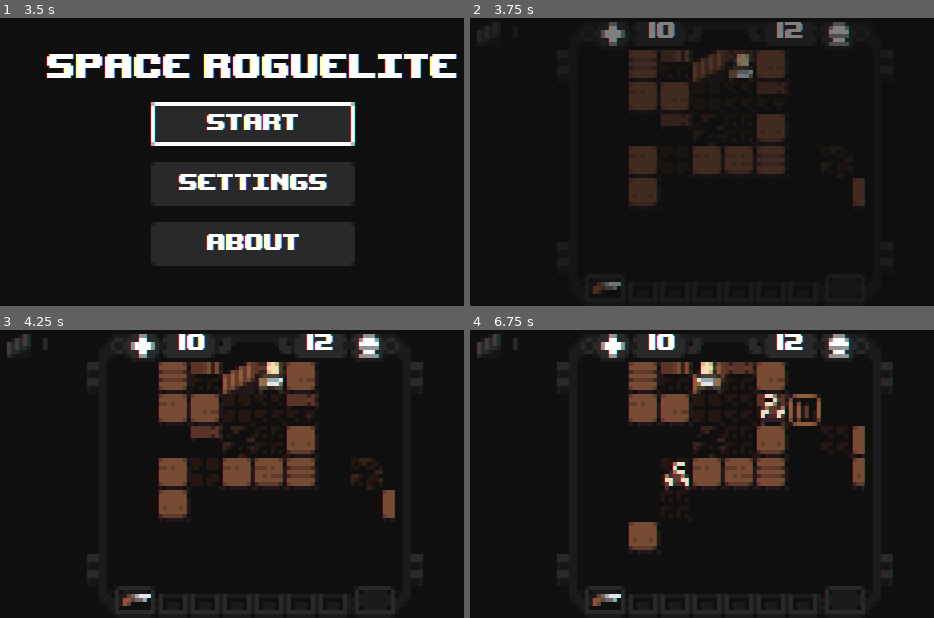
Above: before the commit, frames 1-4 (two rows, left to right).
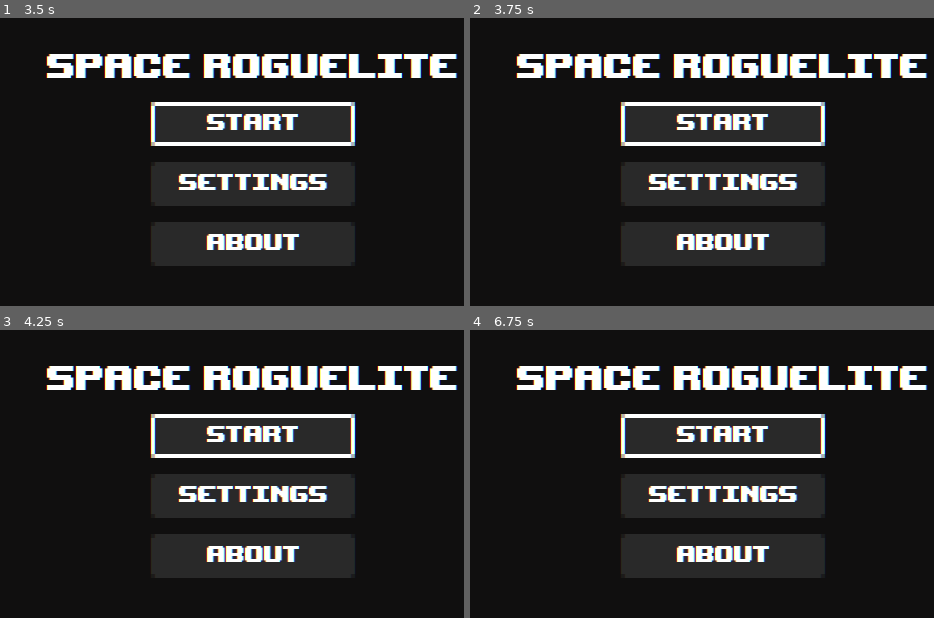
Above: after the commit, the same moments.

Repository: PavelProvotorov/Godot-Terminus-Roguelike
Game: Godot game, scene res://Scenes/Main.tscn
Same seed, same stepped clock (60 frames per second), same inputs: the game is played once before the commit and once after it. Sound files missing from this copy of the repository are replaced by a short silence.
Inputs:
- Up to frame 1 (3.5 s): click "Start" at 0.5 s; click "Start" at 1.25 s; click "Settings" at 2 s; click "About" at 2.75 s
- Up to frame 2 (3.75 s): tap Enter at 3.5 s; hold Right (ui_right) from 3.53 s (still down)
- Up to frame 3 (4.25 s): keep holding Right (ui_right)
- Up to frame 4 (6.75 s): tap Space at 4.25 s; release Right (ui_right) at 4.28 s; hold Down (ui_down) 4.28-5.03 s; hold Right (ui_right) 5.03-5.78 s; hold Up (ui_up) 5.78-6.53 s; hold Left (ui_left) from 6.53 s (still down)

Frame 1 is identical in both runs. In frame 2, 27% of the frame differs, in the area x 9-99%, y 1-96%; in frame 3, 34%; in frame 4, 35%, in the area x 1-99%, y 1-99%.
Error after the commit: Parse Error: The method "action_textlog" isn't declared in the current class. (res://Scripts/mobs/Player.gd:242)

Commit message:
Misc changes
- Misc changes to code

Diff:
--- a/Resources/animatedtiles/Animation_Asteroid_0.tres
+++ b/Resources/animatedtiles/Animation_Asteroid_0.tres
@@ -2,7 +2,7 @@
 
 [ext_resource path="res://Assets/asteroid0_1.png" type="Texture" id=1]
 [ext_resource path="res://Assets/asteroid0_0.png" type="Texture" id=2]
-[ext_resource path="res://Scripts/AnimatedTile.gd" type="Script" id=3]
+[ext_resource path="res://Scripts/other/AnimatedTile.gd" type="Script" id=3]
 
 [resource]
 frames = 2
--- a/Resources/animatedtiles/Animation_Asteroid_1.tres
+++ b/Resources/animatedtiles/Animation_Asteroid_1.tres
@@ -2,7 +2,7 @@
 
 [ext_resource path="res://Assets/asteroid1_1.png" type="Texture" id=1]
 [ext_resource path="res://Assets/asteroid1_0.png" type="Texture" id=2]
-[ext_resource path="res://Scripts/AnimatedTile.gd" type="Script" id=3]
+[ext_resource path="res://Scripts/other/AnimatedTile.gd" type="Script" id=3]
 
 [resource]
 frames = 2
--- a/Resources/animatedtiles/Animation_Asteroid_2.tres
+++ b/Resources/animatedtiles/Animation_Asteroid_2.tres
@@ -2,7 +2,7 @@
 
 [ext_resource path="res://Assets/asteroid2_0.png" type="Texture" id=1]
 [ext_resource path="res://Assets/asteroid2_1.png" type="Texture" id=2]
-[ext_resource path="res://Scripts/AnimatedTile.gd" type="Script" id=3]
+[ext_resource path="res://Scripts/other/AnimatedTile.gd" type="Script" id=3]
 
 [resource]
 frames = 2
--- a/Scripts/Global.gd
+++ b/Scripts/Global.gd
@@ -46,6 +46,7 @@
 #---------------------------------------------------------------------------------------
 var GAME_STATE = GAME_STATE_LIST.STATE_MENU
 
+# Node groups
 const GROUPS = {
 	ITEM = "ITEM",
 	WEAPON = "WEAPON",
@@ -108,11 +109,6 @@
 	if GAME_STATE == GAME_STATE_LIST.STATE_NONE:
 		print("< NO GAME STATE>")
 	elif GAME_STATE == GAME_STATE_LIST.STATE_PLAYER_TURN:
-		# Check through buffs on Player
-#		get_tree().call_group("PLAYER","buff_tick")
-#		yield(self.get_idle_frame(),"completed")
-#		Global.LEVEL_LAYER_LOGIC.fog_update()
-#		print("< PLAYER MOVEMENT STARTED >")
 		get_tree().call_group("PLAYER","buff_tick")
 		yield(self.get_idle_frame(),"completed")
 		NODE_PLAYER.turn_count = 0
--- a/Scripts/levelgen/LevelLogic.gd
+++ b/Scripts/levelgen/LevelLogic.gd
@@ -17,6 +17,12 @@
 var map_border
 
 var generator_on:bool = true
+
+const floor_tile_list:Array = [0,0,0,1,2,3,4,5]
+const block_tile_list:Array = [0,1,2,3,4,5]
+const deco_tile_list:Array = [0,0,0,0,0,0,0,0,0,1,2,3]
+const entrance_tile_list:Array = [15]
+const exit_tile_list:Array = [14]
 
 const DIRECTION_LIST:Array = [
 	Vector2.UP,
@@ -108,11 +114,11 @@
 	generator_room_add_items()
 
 	# Set textures
-	tilemap_texture_set_random(Global.LEVEL_LAYER_BASE,TILESET_BASE.TILE_FLOOR,TILESET_LOGIC.TILE_FLOOR,[0,0,0,1,2,3,4,5])
-	tilemap_texture_set_random(Global.LEVEL_LAYER_BASE,TILESET_BASE.TILE_BLOCK,TILESET_LOGIC.TILE_BLOCK,[0,1,2,3,4,5])
-	tilemap_texture_set_random(Global.LEVEL_LAYER_DECO,TILESET_BASE.TILE_DECO,TILESET_LOGIC.TILE_FLOOR,[0,0,0,0,0,0,0,0,0,1,2,3])
-	tilemap_texture_set_random(Global.LEVEL_LAYER_BASE,TILESET_BASE.TILE_FLOOR,TILESET_LOGIC.TILE_EXIT,[14])
-	tilemap_texture_set_random(Global.LEVEL_LAYER_BASE,TILESET_BASE.TILE_FLOOR,TILESET_LOGIC.TILE_ENTRANCE,[15])
+	tilemap_texture_set_random(Global.LEVEL_LAYER_BASE,TILESET_BASE.TILE_FLOOR,TILESET_LOGIC.TILE_FLOOR,floor_tile_list)
+	tilemap_texture_set_random(Global.LEVEL_LAYER_BASE,TILESET_BASE.TILE_BLOCK,TILESET_LOGIC.TILE_BLOCK,block_tile_list)
+	tilemap_texture_set_random(Global.LEVEL_LAYER_DECO,TILESET_BASE.TILE_DECO,TILESET_LOGIC.TILE_FLOOR,deco_tile_list)
+	tilemap_texture_set_random(Global.LEVEL_LAYER_BASE,TILESET_BASE.TILE_FLOOR,TILESET_LOGIC.TILE_EXIT,exit_tile_list)
+	tilemap_texture_set_random(Global.LEVEL_LAYER_BASE,TILESET_BASE.TILE_FLOOR,TILESET_LOGIC.TILE_ENTRANCE,entrance_tile_list)
 	tilemap_texture_set_walls(TILESET_BASE.TILE_WALL,[0,1,2,3,4,5])
 	pass
 
--- a/Scripts/mobs/Player.gd
+++ b/Scripts/mobs/Player.gd
@@ -89,14 +89,12 @@
 	Global.UI_TURN.set_text(self.stat_speed as String)
 
 func _unhandled_input(key):
-#	if Global.GAME_STATE == Global.GAME_STATE_LIST.STATE_NONE:
-#		return
 	if NODE_TWEEN.is_active() == true:
 		return
 	for input in INPUT_LIST.values():
 		if key.is_action_pressed(input):
 			if Global.GAME_STATE == Global.GAME_STATE_LIST.STATE_PLAYER_TURN:
-				# MELEE MODE
+				# MELEE MODE INPUT
 				if PLAYER_ACTION_INPUT == false && PLAYER_ACTION_SHOOT == false && PLAYER_ACTION_TEXT == false && PLAYER_ACTION_THROW == false:
 					if input == INPUT_LIST.UI_UP:    action_collision_check(Vector2.UP)
 					if input == INPUT_LIST.UI_DOWN:  action_collision_check(Vector2.DOWN)
@@ -104,10 +102,8 @@
 					if input == INPUT_LIST.UI_RIGHT: action_collision_check(Vector2.RIGHT)
 					if input == INPUT_LIST.UI_PICK:  action_interact(Vector2(0,0))
 					if input == INPUT_LIST.UI_SKIP:
-#						action_textlog()
 						turn_count = stat_speed
 						check_turn()
-#						print(Global.LEVEL_LAYER_LOGIC.util_get_free_fog_cells())
 					if input == INPUT_LIST.UI_SPACE: action_targets_check_shoot()
 					if input == INPUT_LIST.UI_1: action_use_item(1)
 					if input == INPUT_LIST.UI_2: action_use_item(2)
@@ -115,10 +111,7 @@
 					if input == INPUT_LIST.UI_4: action_use_item(4)
 					if input == INPUT_LIST.UI_5: action_use_item(5)
 					if input == INPUT_LIST.UI_6: action_use_item(6)
-#					if input == INPUT_LIST.UI_SPACE:
-#						Global.GAME_STATE = Global.GAME_STATE_LIST.STATE_PAUSE
-#						Global.NODE_MAIN.level_select()
-				# RANGED MODE
+				# RANGED MODE INPUT
 				elif PLAYER_ACTION_INPUT == false && PLAYER_ACTION_SHOOT == true && PLAYER_ACTION_TEXT == false && PLAYER_ACTION_THROW == false:
 					if input == INPUT_LIST.UI_UP:    action_shoot(Vector2.UP,equiped_weapon.stat_shoot_count)
 					if input == INPUT_LIST.UI_DOWN:  action_shoot(Vector2.DOWN,equiped_weapon.stat_shoot_count)
@@ -129,7 +122,7 @@
 						check_turn()
 					if input == INPUT_LIST.UI_SPACE: action_targets_disbale()
 
-				# THROWING MODE
+				# THROWING MODE INPUT
 				elif PLAYER_ACTION_INPUT == false && PLAYER_ACTION_THROW == true && PLAYER_ACTION_SHOOT == false && PLAYER_ACTION_TEXT == false:
 					if input == INPUT_LIST.UI_UP:    action_throw(Vector2.UP)
 					if input == INPUT_LIST.UI_DOWN:  action_throw(Vector2.DOWN)
@@ -137,16 +130,18 @@
 					if input == INPUT_LIST.UI_RIGHT: action_throw(Vector2.RIGHT)
 					if input == INPUT_LIST.UI_SPACE: action_targets_disbale()
 
-				# TEXT MODE
+				# TEXT MODE INPUT
 				elif PLAYER_ACTION_INPUT == false && PLAYER_ACTION_SHOOT == false && PLAYER_ACTION_TEXT == true && PLAYER_ACTION_THROW == false:
 					if input == INPUT_LIST.UI_SPACE:
 						Global.NODE_UI_TEXT.hide()
 						PLAYER_ACTION_TEXT = false
 						pass
 					pass
+				# NONE MODE
 				else:
 					pass
 
+# CHECK FOR TARGETS IN SHOOTING RANGE
 func action_targets_check_shoot():
 	PLAYER_ACTION_INPUT = true
 	PLAYER_ACTION_SHOOT = true
@@ -176,6 +171,7 @@
 	PLAYER_ACTION_INPUT = false
 	pass
 
+# CHECK FOR TARGETS IN THROWING RANGE
 func action_targets_check_throw(stat_throwable_range):
 	PLAYER_ACTION_INPUT = true
 	PLAYER_ACTION_THROW = true
@@ -249,12 +245,6 @@
 	NODE_RAYCAST_COLLIDE.clear_exceptions()
 	PLAYER_ACTION_INPUT = false
 
-func action_textlog():
-	Global.NODE_UI_TEXT.show()
-	Global.NODE_UI_TEXTLOG.text = "< random queen bee sounds >"
-	Global.NODE_UI_TEXTLOG.show_text()
-	pass
-
 func action_use_item(slot_id:int):
 	PLAYER_ACTION_INPUT = true
 	if Global.NODE_UI_INVENTORY.get_child_count() >= slot_id:
@@ -426,6 +416,7 @@
 	elif turn_count != stat_speed:
 		pass
 
+# Setus up the default stats, clears intentory and adds weapon
 func player_to_default():
 	Global.NODE_UI_INVENTORY.clear_inventory()
 	self.equiped_weapon = Data.shotgun.instance()
--- a/Scripts/Dump.gd
+++ b/Scripts/other/Dump.gd
@@ -1387,3 +1387,9 @@
 #	for cell in cells_to_fill:
 #		set_cellv(cell,TILESET_LOGIC.TILE_EMPTY)
 #	pass
+
+#func action_textlog():
+#	Global.NODE_UI_TEXT.show()
+#	Global.NODE_UI_TEXTLOG.text = "< random queen bee sounds >"
+#	Global.NODE_UI_TEXTLOG.show_text()
+#	pass
Renamed: Scripts/AStarPath.gd -> Scripts/other/AStarPath.gd
Renamed: Scripts/AnimatedTile.gd -> Scripts/other/AnimatedTile.gd
